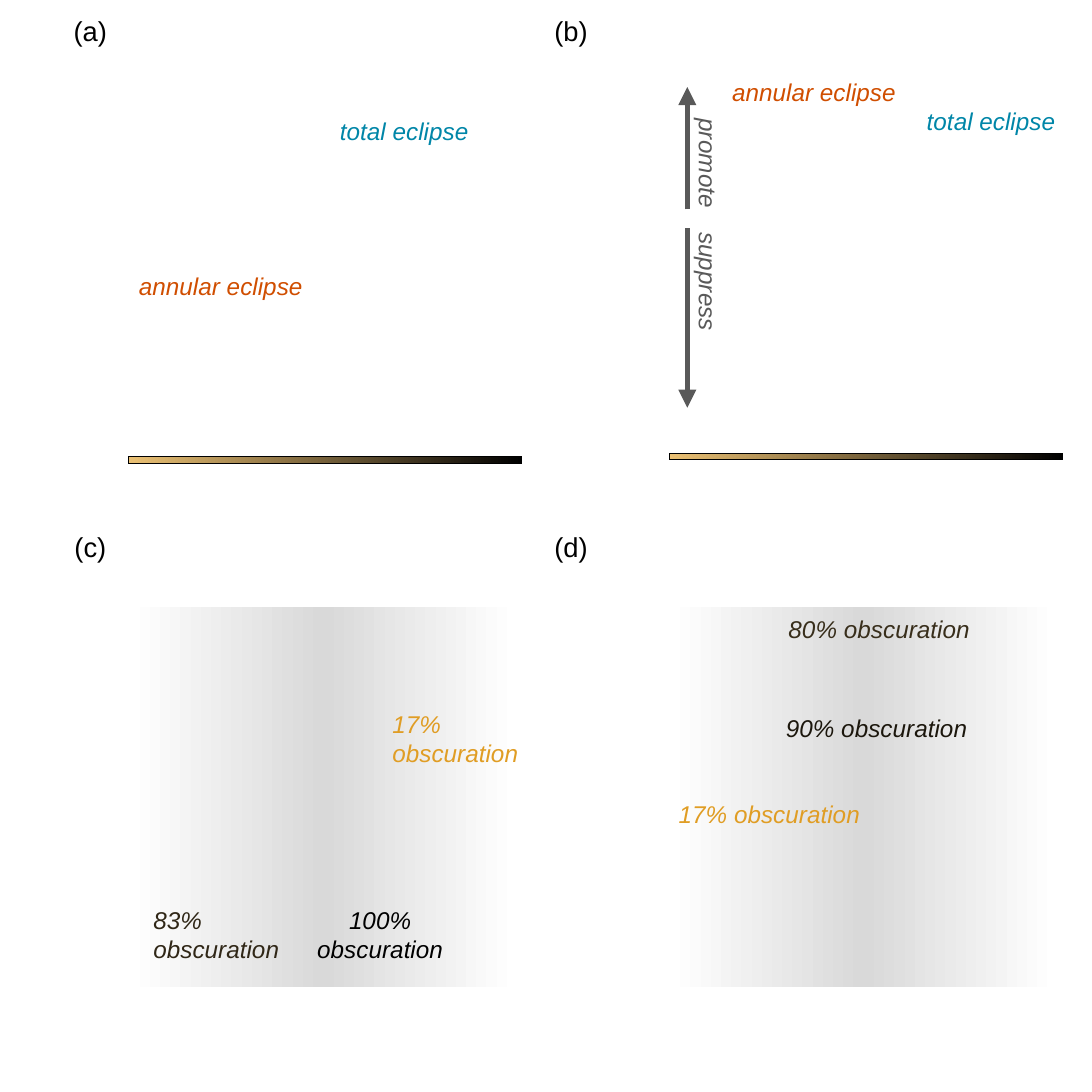
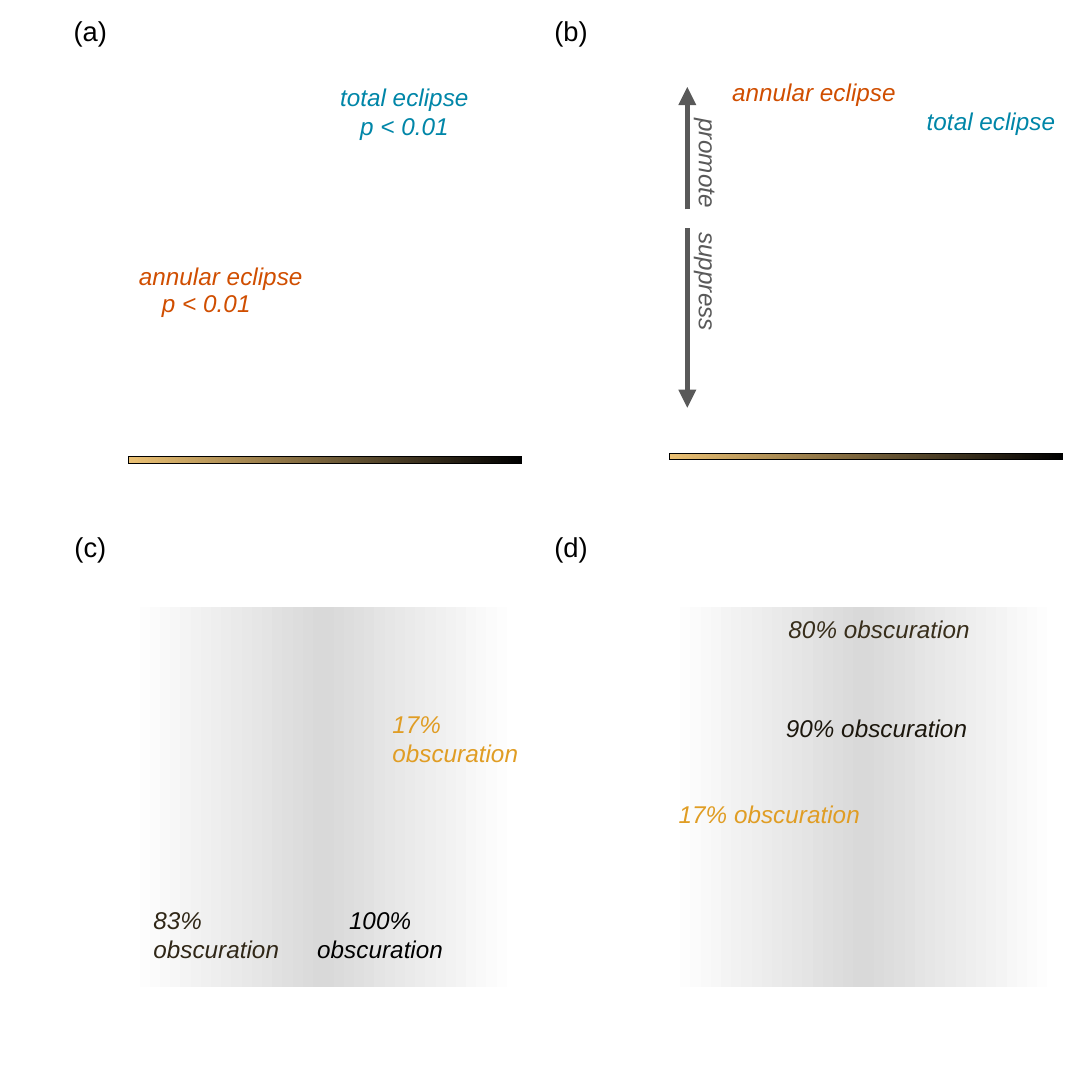
Before and after one commit to BrentPease1/eclipse-traits, a slide deck: slide 1 of Figures/figure_04.pptx. Drawn at 1092x1092 pixels with LibreOffice and Linux fonts; fonts in the diff are those of the drawing; background and template pictures are left out. Boxes give left, top, right and bottom in pixels: in the first picture for what was removed or moved away, otherwise in the second. Text is boxed around its words. In the diff, an @@ line names an element or a change of style, - is before the commit and + after.

```diff
--- a/Figures/figure_04.pptx
+++ b/Figures/figure_04.pptx
@@ text "total eclipse": place and size @@
-text "total eclipse" at box(340, 122, 469, 145)
+text "total eclipse" at box(340, 88, 469, 111)
@@ text added at box(360, 118, 448, 140), 8 pt, text #0086A8, italic @@
+p < 0.01
@@ text "annular eclipse": place and size @@
-text "annular eclipse" at box(139, 277, 303, 300)
+text "annular eclipse" at box(139, 267, 303, 290)
@@ text added at box(162, 295, 250, 317), 8 pt, text #D04E00, italic @@
+p < 0.01
```
Also in this commit, not shown: 3 other files.
